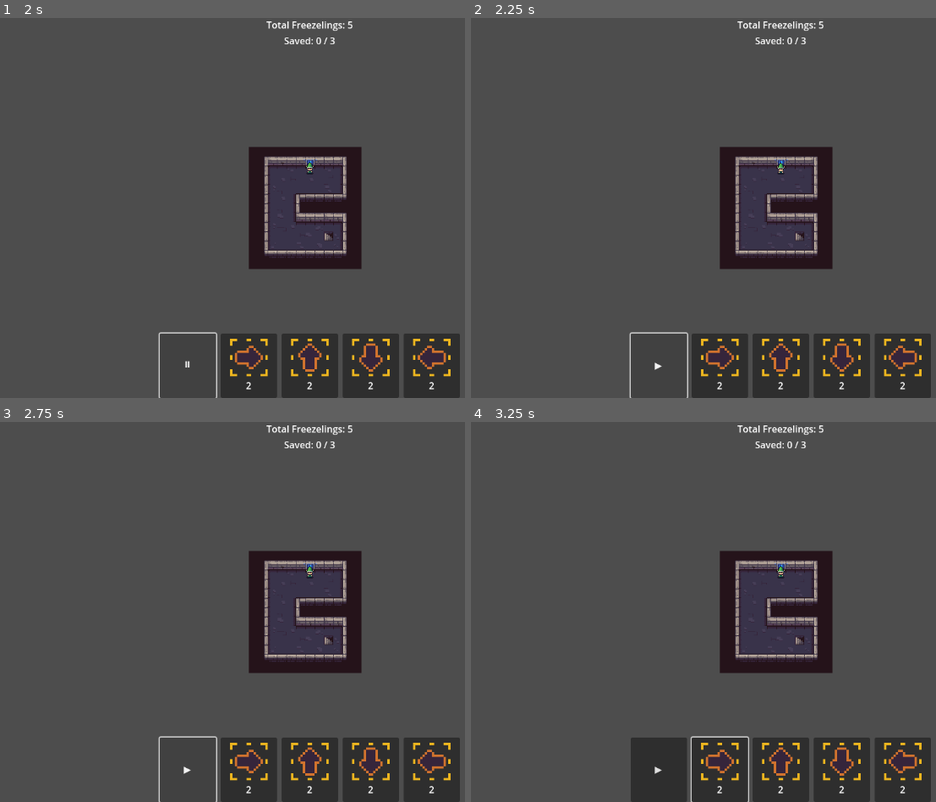
Above: before the commit, frames 1-4 (two rows, left to right).
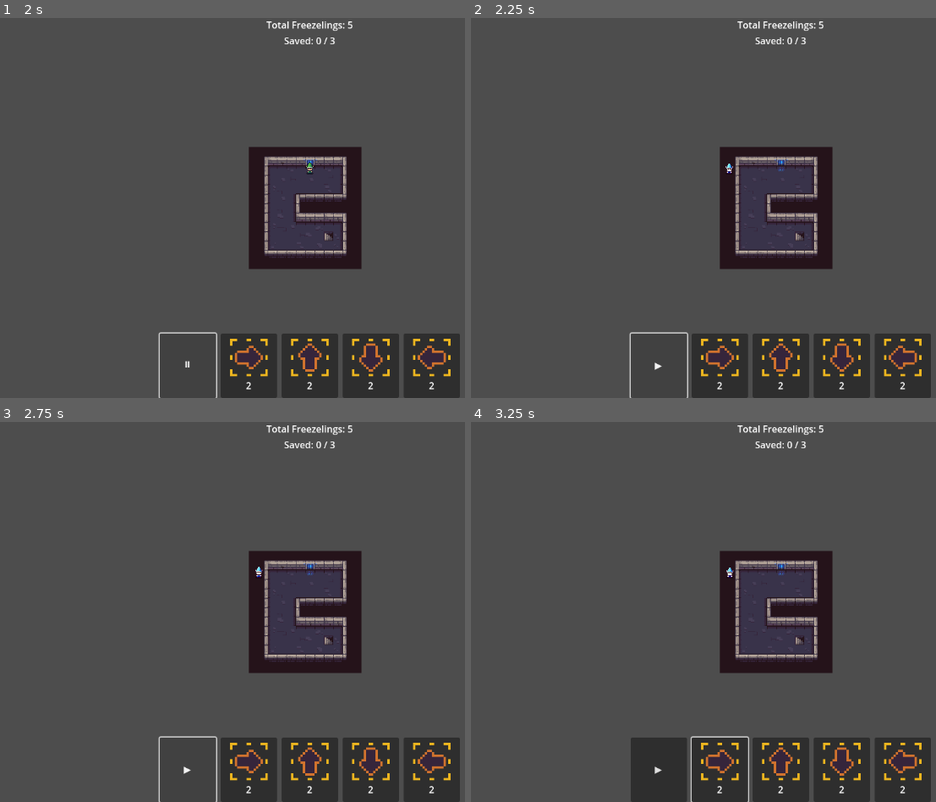
Above: after the commit, the same moments.

Repository: nico-hahn/freezelings
Game: Godot game, scene res://scenes/ui/level_select.tscn
Same seed, same stepped clock (60 frames per second), same inputs: the game is played once before the commit and once after it.
Inputs (mouse positions are in pixels of both pictures, inside the frame that each line leads up to):
- Up to frame 1 (2 s): tap Enter at 0.5 s; drag from (204, 86) to (376, 124) at 0.52 s; click "▶" at 1.25 s
- Up to frame 2 (2.25 s): click "⏸" at 2 s
- Up to frame 3 (2.75 s): no input
- Up to frame 4 (3.25 s): click (722, 771) at 2.77 s

Frame 1 is identical in both runs. In frame 2, less than 0.1% of the frame differs, in the area x 54-68%, y 38-42%; in frame 3, less than 0.1%; in frame 4, less than 0.1%, in the area x 54-68%, y 37-42%.

Commit message:
implement story 13 wip

Diff:
--- a/scenes/entities/lemming.tscn
+++ b/scenes/entities/lemming.tscn
@@ -1,7 +1,8 @@
-[gd_scene load_steps=8 format=3 uid="uid://b8o4x4viogb0a"]
+[gd_scene load_steps=9 format=3 uid="uid://b8o4x4viogb0a"]
 
 [ext_resource type="Script" uid="uid://787cfvgy2u0t" path="res://scripts/entities/lemming.gd" id="1_lemming"]
 [ext_resource type="Texture2D" uid="uid://b7yfugt0gff0y" path="res://assets/freezeling.png" id="2_tex"]
+[ext_resource type="Texture2D" uid="uid://ci5kyu03g63e" path="res://assets/freezeling_frozen.png" id="3_tex_frozen"]
 
 [sub_resource type="Animation" id="Animation_east"]
 resource_name = "east"
@@ -89,6 +90,13 @@
 hframes = 4
 vframes = 4
 
+[node name="FrozenSprite2D" type="Sprite2D" parent="."]
+texture = ExtResource("3_tex_frozen")
+offset = Vector2(0, -8)
+hframes = 4
+vframes = 4
+visible = false
+
 [node name="AnimationPlayer" type="AnimationPlayer" parent="."]
 libraries = {
 &"": SubResource("AnimationLibrary_1")
--- a/scripts/entities/lemming.gd
+++ b/scripts/entities/lemming.gd
@@ -19,9 +19,17 @@
 var state: Enums.LemmingState = Enums.LemmingState.ALIVE
 
 var _level_controller: LevelController
+@onready var _sprite: Sprite2D = $Sprite2D
+@onready var _frozen_sprite: Sprite2D = $FrozenSprite2D
 @onready var _anim_player: AnimationPlayer = $AnimationPlayer
 
 const _DIRECTION_ANIM: Array[String] = ["north", "east", "south", "west"]
+
+const SHIVER_AMOUNT: float = 1.5
+const SHIVER_SPEED: float = 0.07
+const SHIVER_PAUSE: float = 0.3
+
+var _shiver_tween: Tween = null
 
 
 ## Initialisierung. Muss direkt nach Instanzierung aufgerufen werden.
@@ -40,14 +48,58 @@
 	# Animation starten
 	_play_animation()
 
+	# Pause-Signale verbinden
+	TickManager.paused.connect(_on_ticks_paused)
+	TickManager.resumed.connect(_on_ticks_resumed)
+
+	# Falls Ticks schon pausiert sind: sofort frozen zeigen
+	if TickManager.is_paused:
+		_on_ticks_paused()
+
 	# Tick-Signal verbinden
 	TickManager.tick_happened.connect(_on_tick_happened)
+
+
+func _process(_delta: float) -> void:
+	_frozen_sprite.frame = _sprite.frame
 
 
 func _play_animation() -> void:
 	if _anim_player == null:
 		return
 	_anim_player.play(_DIRECTION_ANIM[direction as int])
+
+
+func _on_ticks_paused() -> void:
+	_sprite.visible = false
+	_frozen_sprite.visible = true
+	_start_shiver()
+
+
+func _on_ticks_resumed() -> void:
+	_sprite.visible = true
+	_frozen_sprite.visible = false
+	_stop_shiver()
+
+
+func _start_shiver() -> void:
+	_stop_shiver()
+	_shiver_tween = create_tween()
+	_shiver_tween.set_loops()
+	_shiver_tween.tween_property(self, "position:x", -SHIVER_AMOUNT, SHIVER_SPEED)\
+		.as_relative().set_ease(Tween.EASE_IN_OUT).set_trans(Tween.TRANS_SINE)
+	_shiver_tween.tween_property(self, "position:x", SHIVER_AMOUNT * 2.0, SHIVER_SPEED)\
+		.as_relative().set_ease(Tween.EASE_IN_OUT).set_trans(Tween.TRANS_SINE)
+	_shiver_tween.tween_property(self, "position:x", -SHIVER_AMOUNT, SHIVER_SPEED)\
+		.as_relative().set_ease(Tween.EASE_IN_OUT).set_trans(Tween.TRANS_SINE)
+	_shiver_tween.tween_interval(SHIVER_PAUSE)
+
+
+func _stop_shiver() -> void:
+	if _shiver_tween != null and _shiver_tween.is_valid():
+		_shiver_tween.kill()
+		_shiver_tween = null
+	position.x = 0.0
 
 
 func _on_tick_happened(_tick_number: int) -> void:
@@ -98,6 +150,11 @@
 ## Spielt die Schrumpf-Animation beim Betreten des Ausgangs ab.
 ## Emittiert erst nach Abschluss reached_exit.
 func _start_exit_animation() -> void:
+	_stop_shiver()
+	if TickManager.paused.is_connected(_on_ticks_paused):
+		TickManager.paused.disconnect(_on_ticks_paused)
+	if TickManager.resumed.is_connected(_on_ticks_resumed):
+		TickManager.resumed.disconnect(_on_ticks_resumed)
 	var tween: Tween = create_tween()
 	tween.set_ease(Tween.EASE_IN)
 	tween.set_trans(Tween.TRANS_QUAD)
@@ -113,6 +170,11 @@
 ## Spielt die Schrumpf-Animation ab und emittiert danach died.
 ## Wird von Hole.apply_to_lemming() aufgerufen.
 func start_fall_animation() -> void:
+	_stop_shiver()
+	if TickManager.paused.is_connected(_on_ticks_paused):
+		TickManager.paused.disconnect(_on_ticks_paused)
+	if TickManager.resumed.is_connected(_on_ticks_resumed):
+		TickManager.resumed.disconnect(_on_ticks_resumed)
 	var tween: Tween = create_tween()
 	tween.set_ease(Tween.EASE_IN)
 	tween.set_trans(Tween.TRANS_QUAD)
Not shown, changed: docs/AI_AGENT_BRIEFING.md
Not shown, added: docs/stories/story_013_frozen_sprite_shiver.md
